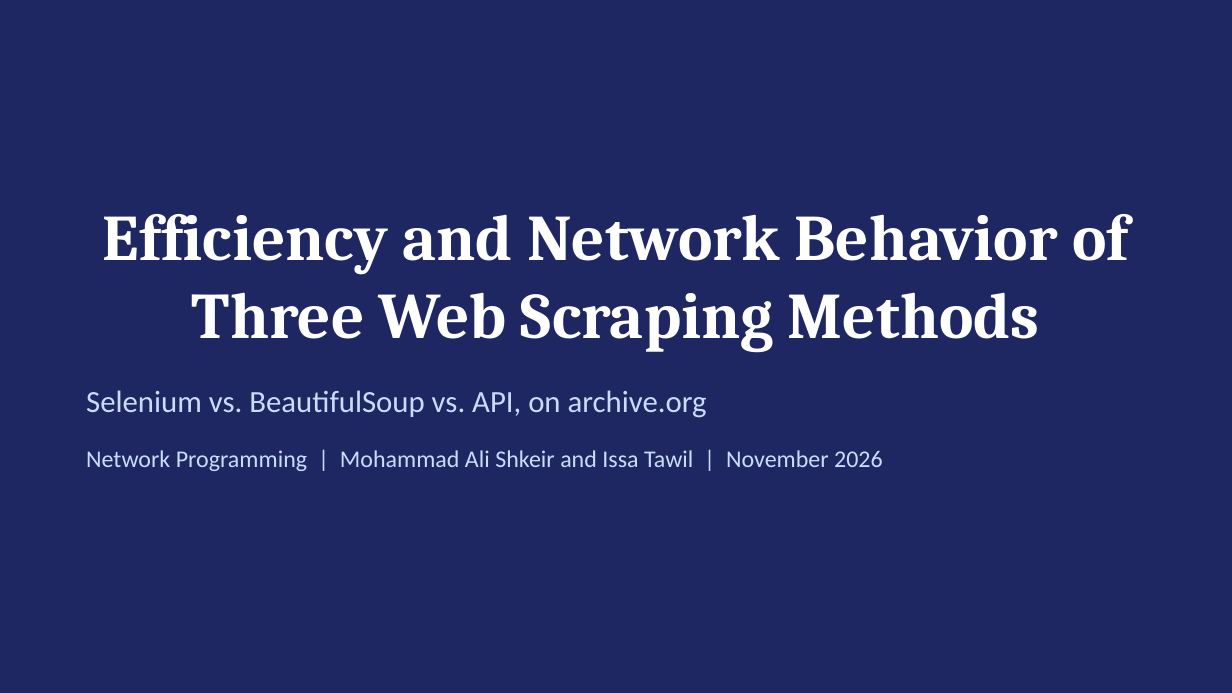
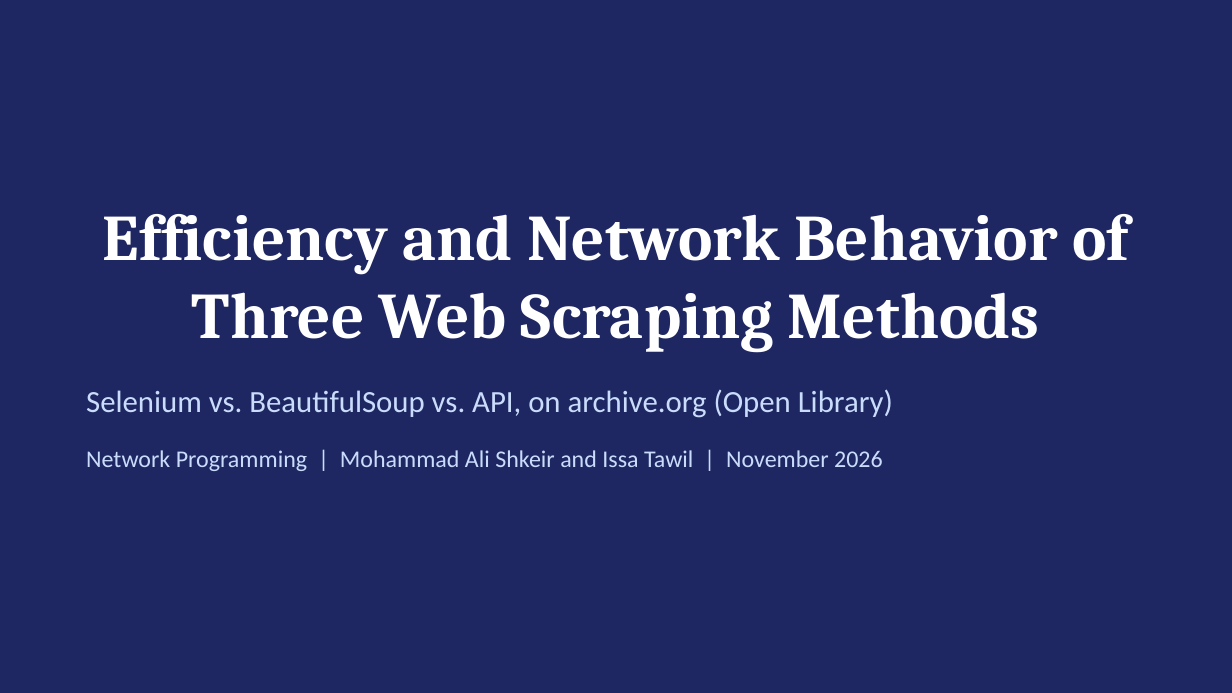
Before and after one commit to Mhmd-Shkeir/Lab-Network-Project, a slide deck: slide 1 of report/Lab_Network_Presentation.pptx. Drawn at 1232x693 pixels with LibreOffice and Linux fonts; fonts in the diff are those of the drawing. Boxes give left, top, right and bottom in pixels: in the first picture for what was removed or moved away, otherwise in the second. Text is boxed around its words. In the diff, an @@ line names an element or a change of style, - is before the commit and + after.

Commit message:
Title slide: mention Open Library next to archive.org

```diff
--- a/report/Lab_Network_Presentation.pptx
+++ b/report/Lab_Network_Presentation.pptx
@@ text at box(86, 389, 893, 418): text changed @@
-Selenium vs. BeautifulSoup vs. API, on archive.org
+Selenium vs. BeautifulSoup vs. API, on archive.org (Open Library)
```
